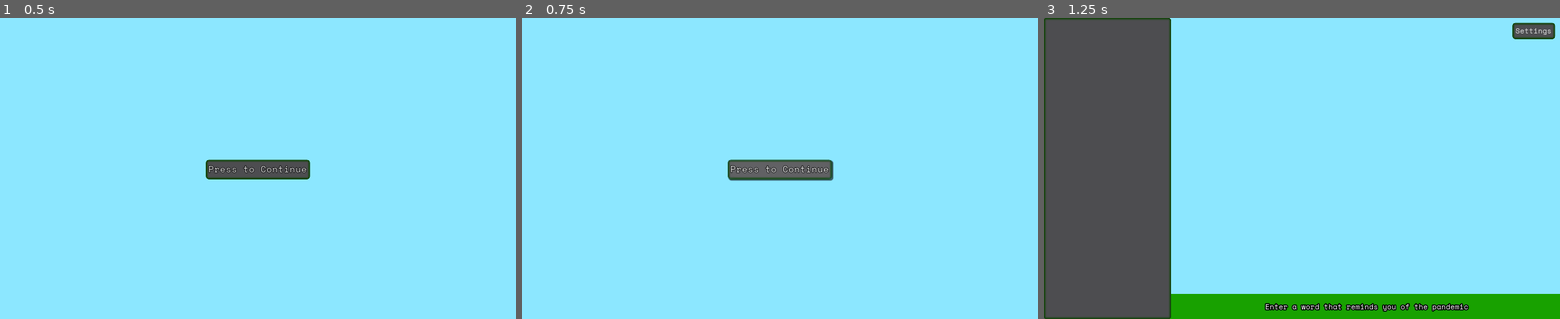
Above: before the commit, frames 1-3 (left to right).
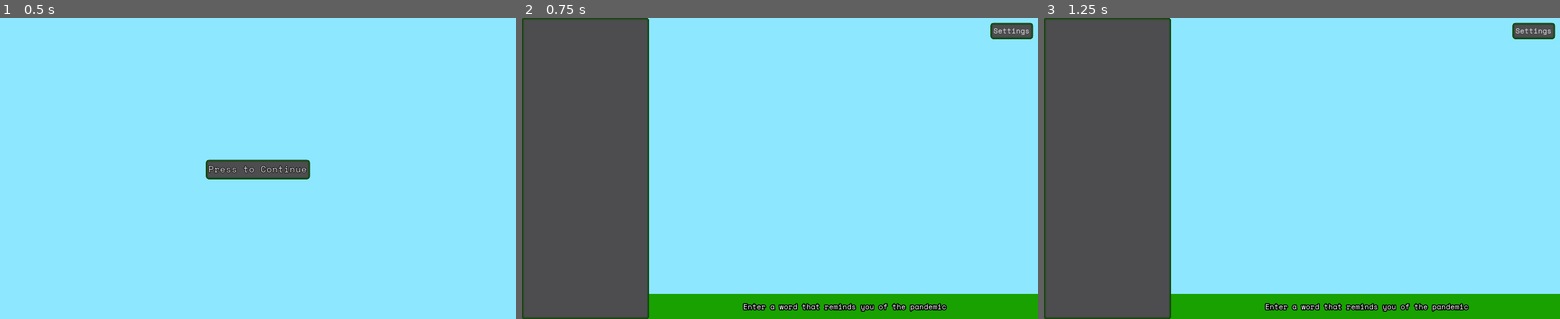
Above: after the commit, the same moments.

Repository: the-alex-g/CornerstoneCompo2022
Game: Godot game, scene res://SplashScreen.tscn
The game is run twice, just before and just after one commit, with the same random seed, the same clock (stepped at 60 frames per second) and the same inputs. Sound files missing from this copy of the repository are replaced by a short silence.
Inputs:
- Up to frame 1 (0.5 s): no input
- Up to frame 2 (0.75 s): click "Press to Continue" at 0.5 s
- Up to frame 3 (1.25 s): no input

Frame 1 is identical in both runs. In frame 2, 33% of the frame differs, in the area x 0-100%, y 0-100%; in frame 3, nothing differs.

Commit message:
Remove audio from splashscreen

Diff:
--- a/project/SplashScreen.gd
+++ b/project/SplashScreen.gd
@@ -2,9 +2,10 @@
 
 
 func _on_Button_pressed()->void:
-	$AudioStreamPlayer.play()
+	#$AudioStreamPlayer.play()
+	get_tree().change_scene("res://Main.tscn")
 
 
 func _on_AudioStreamPlayer_finished()->void:
 	# warning-ignore:return_value_discarded
-	get_tree().change_scene("res://Main.tscn")
+	pass
--- a/project/SplashScreen.tscn
+++ b/project/SplashScreen.tscn
@@ -1,10 +1,9 @@
-[gd_scene load_steps=6 format=2]
+[gd_scene load_steps=5 format=2]
 
 [ext_resource path="res://Fonts/Large.tres" type="DynamicFont" id=1]
 [ext_resource path="res://SplashScreen.gd" type="Script" id=2]
 [ext_resource path="res://theme.tres" type="Theme" id=3]
 [ext_resource path="res://Music/ButtonPress.wav" type="AudioStream" id=4]
-[ext_resource path="res://Music/Music.ogg" type="AudioStream" id=5]
 
 [node name="SplashScreen" type="Control"]
 anchor_right = 1.0
@@ -42,9 +41,5 @@
 [node name="AudioStreamPlayer" type="AudioStreamPlayer" parent="."]
 stream = ExtResource( 4 )
 
-[node name="AudioStreamPlayer2" type="AudioStreamPlayer" parent="."]
-stream = ExtResource( 5 )
-autoplay = true
-
 [connection signal="pressed" from="Button" to="." method="_on_Button_pressed"]
 [connection signal="finished" from="AudioStreamPlayer" to="." method="_on_AudioStreamPlayer_finished"]
